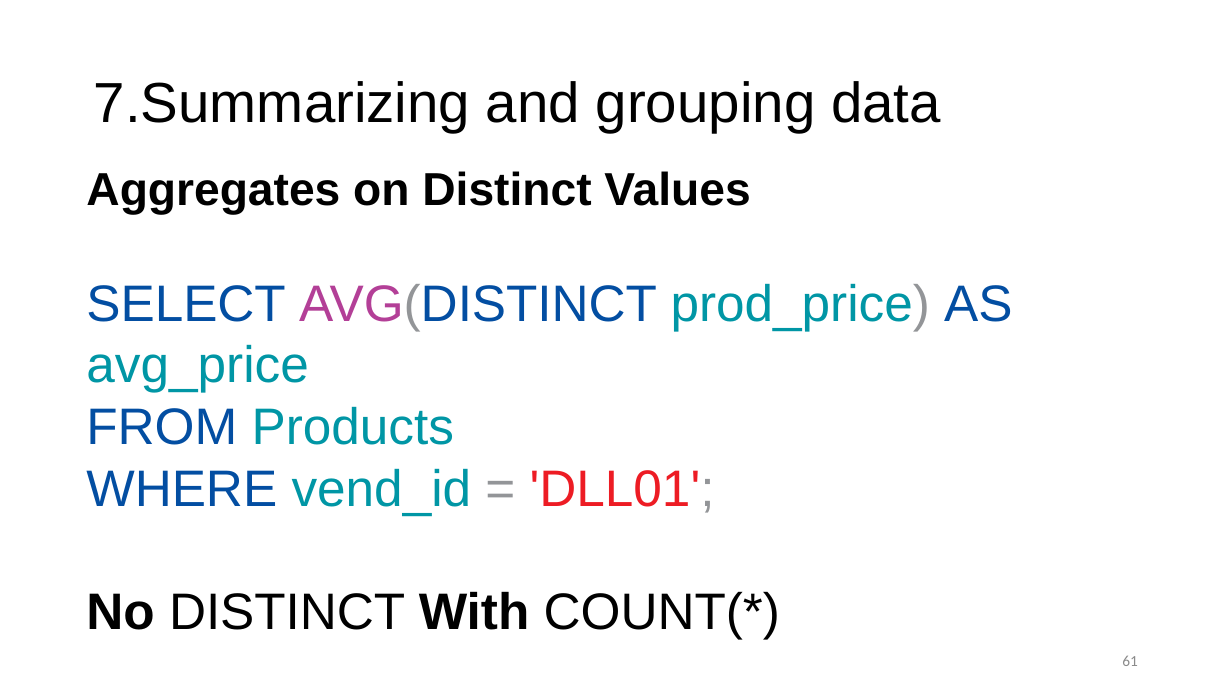
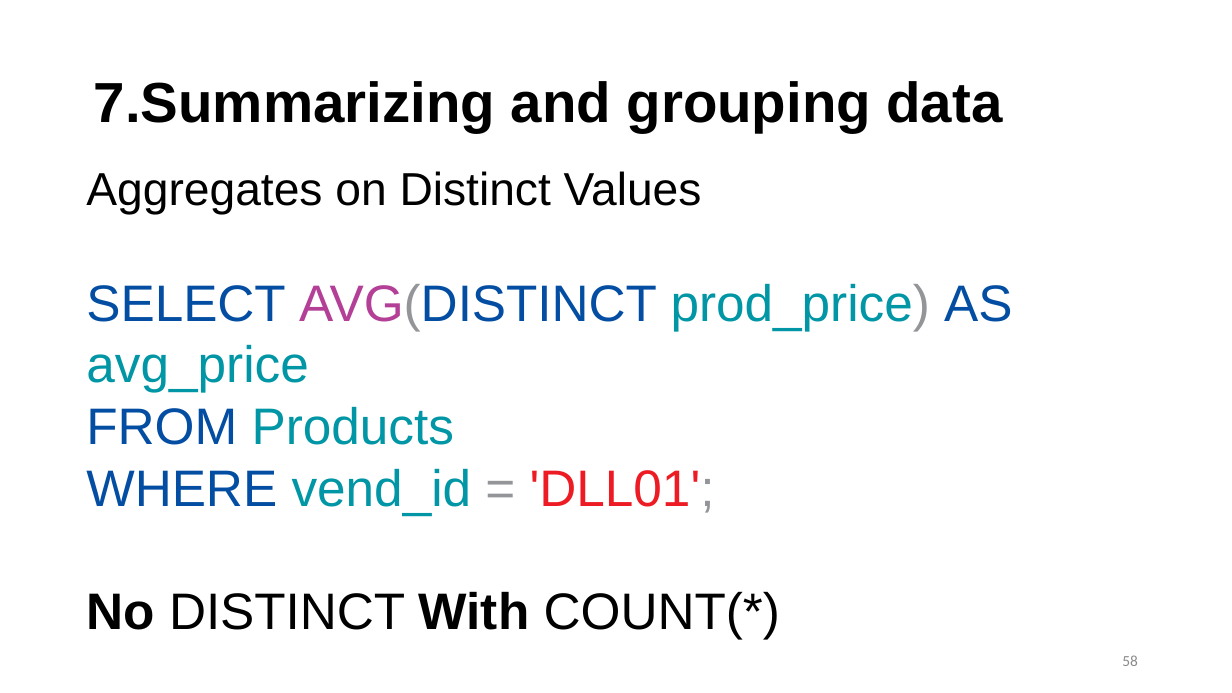
Before and after one commit to hgao62/sql_tutorial, a slide deck: slide 58 of SQL_PPT_2025.pptx (slide 61 before the commit). Drawn at 1232x693 pixels with LibreOffice and Linux fonts; fonts in the diff are those of the drawing. Boxes give left, top, right and bottom in pixels: in the first picture for what was removed or moved away, otherwise in the second. Text is boxed around its words. In the diff, an @@ line names an element or a change of style, - is before the commit and + after.

```diff
--- a/SQL_PPT_2025.pptx
+++ b/SQL_PPT_2025.pptx
@@ title "7.Summarizing and grouping data" at (94,81,1003,132): bold on @@
@@ text at (86,171,702,215): bold off in "Aggregates on Distinct Values" @@
@@ page number at (1122,655,1138,666): text changed @@
-61
+58
```
Also in this commit, not shown: 75 other slides changed, 1 slide added, 9 slides removed, 2 other files.
